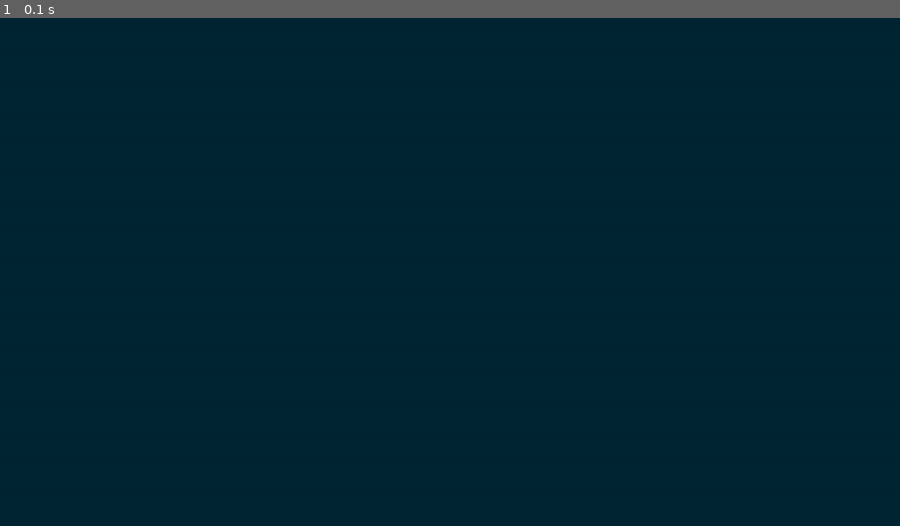
Above: before the commit, frame 1.
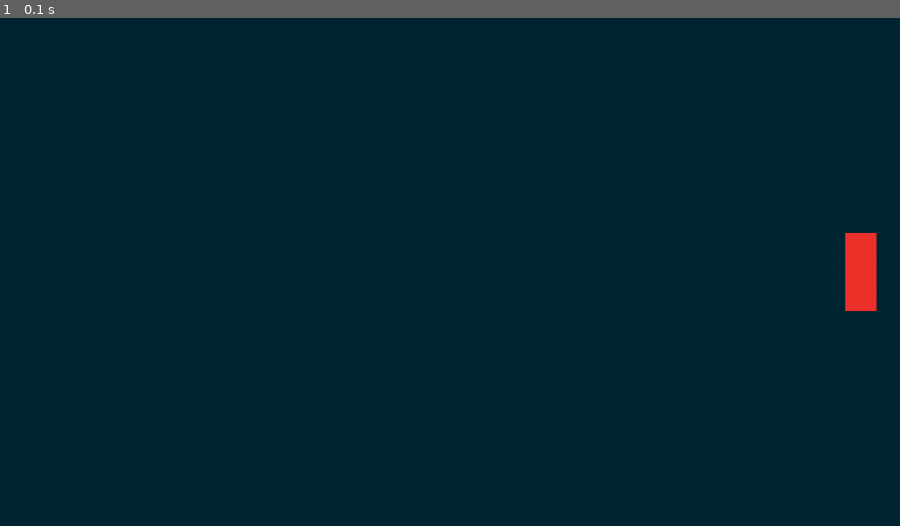
Above: after the commit, the same moment.

Repository: 7IronSnow7/Pygame
Game: pygame game, started from pong/main.py
The game is run twice, just before and just after one commit, with the same random seed, the same clock (stepped at 60 frames per second) and the same inputs.
Inputs:
- Up to frame 1 (0.1 s): no input

The runs differ from the first frame. In frame 1, 0.5% of the frame differs, in the area x 93-98%, y 42-58%.

Commit message:
Currently working on player movement

Diff:
--- a/pong/main.py
+++ b/pong/main.py
@@ -1,4 +1,5 @@
 from settings import *
+from sprites import *
 
 class Game:
     def __init__(self):
@@ -8,6 +9,11 @@
         self.clock = pygame.time.Clock()
         self.running = True
 
+        # sprites
+        self.all_sprites = pygame.sprite.Group()
+        self.paddle_sprite = pygame.sprite.Group()
+        self.player = Player((self.all_sprites, self.paddle_sprite))
+
     def run(self):
         while self.running:
             dt = self.clock.tick() / 1000
@@ -16,9 +22,11 @@
                     self.running = False
 
             # update
+            self.all_sprites.update(dt)
 
             # draw
             self.display_surface.fill(COLORS['bg'])
+            self.all_sprites.draw(self.display_surface)
             pygame.display.update()
         pygame.quit()
 
--- a/pong/settings.py
+++ b/pong/settings.py
@@ -3,6 +3,7 @@
 
 WINDOW_WIDTH, WINDOW_HEIGHT = 1150, 650
 SIZE = {'paddle': (40, 100), 'ball': (30, 30)}
+POS = {'player': (WINDOW_WIDTH - 50, WINDOW_HEIGHT / 2), 'opponent': (50, WINDOW_HEIGHT / 2)}
 SPEED = {'player': 500, 'opponent': 250, 'ball': 450}
 COLORS ={
     'paddle': '#ee322c',
--- /dev/null
+++ b/pong/sprites.py
@@ -0,0 +1,20 @@
+from settings import *
+
+class Player(pygame.sprite.Sprite):
+    def __init__(self, groups):
+        super().__init__(groups)
+
+        # image
+        self.image = pygame.Surface(SIZE['paddle'])
+        self.image.fill(COLORS['paddle'])
+
+        # rect & movement
+        self.rect = self.image.get_frect(center = POS['player'])
+        self.direction = 0
+
+    def move(self, dt):
+        self.rect.centery += self.direction * self.speed * dt
+
+    def get_direction(self):
+        keys = pygame.key.get_pressed()
+        self.direction = int(keys[pygame.K_DOWN]) - int(keys[pygame.K_UP])
